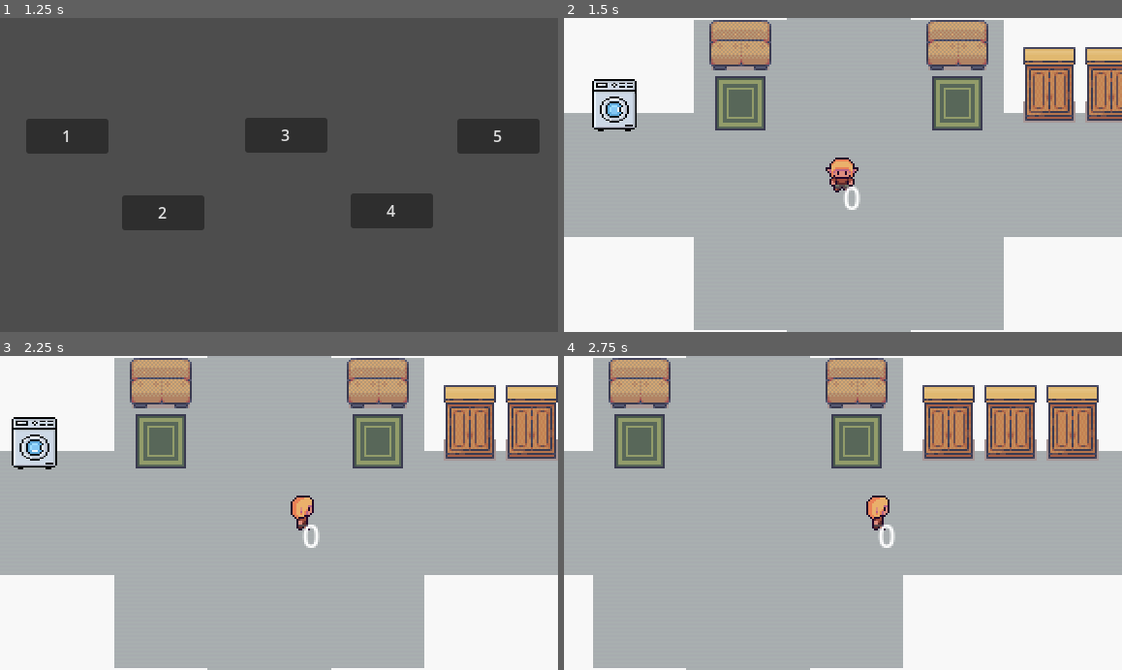
Above: before the commit, frames 1-4 (two rows, left to right).
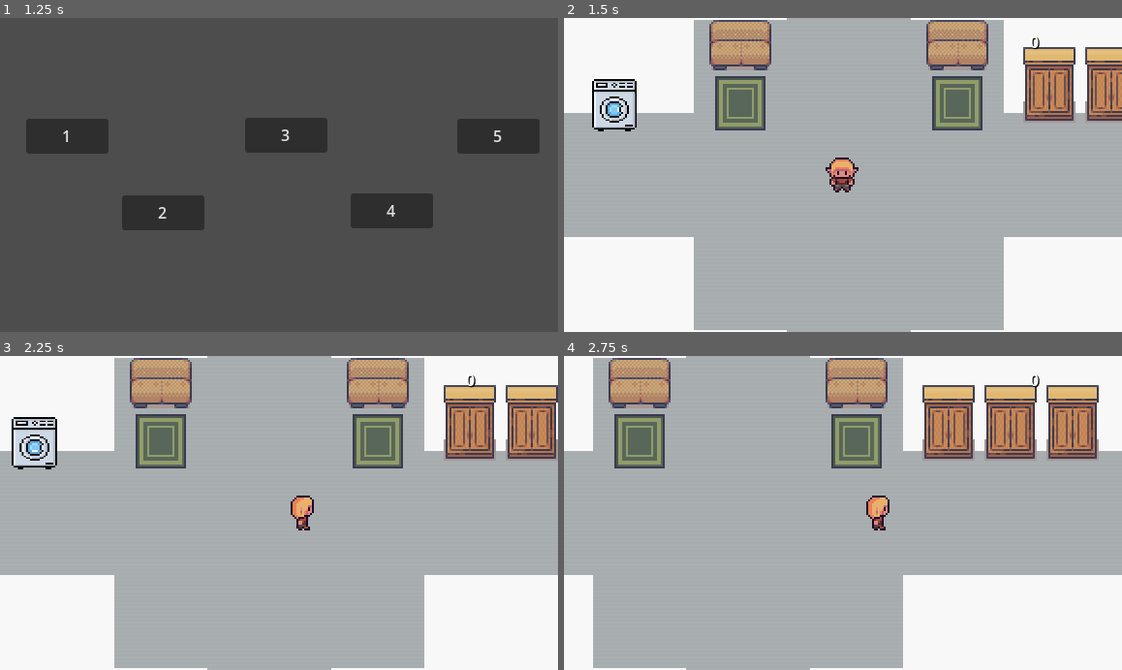
Above: after the commit, the same moments.

Repository: CIStudio/Economy_Race
Game: Godot game, scene res://Scenes/menu/menu.tscn
Two runs of this game, one before a commit and one after it. Both use one fixed random seed, a clock stepped at 60 frames per second and the inputs below.
Inputs:
- Up to frame 1 (1.25 s): click "PLAY" at 0.5 s
- Up to frame 2 (1.5 s): click "1" at 1.25 s
- Up to frame 3 (2.25 s): tap Enter at 2 s; hold D (right) from 2.03 s (still down); tap F (off) at 2.1 s
- Up to frame 4 (2.75 s): keep holding D (right)

Frame 1 is identical in both runs. In frame 2, 0.2% of the frame differs, in the area x 50-86%, y 6-62%; in frame 3, 0.2%, in the area x 54-86%, y 6-62%; in frame 4, 0.2%.

Commit message:
Commit 16

Diff:
--- a/economy_race/Scenes/Devices/area_2d.gd
+++ b/economy_race/Scenes/Devices/area_2d.gd
@@ -14,8 +14,10 @@
 func _process(_delta: float) -> void:
 	if in_object_area == true and presse_mh == true:
 		PRESSE.show()
+		print('1')
 	else:
 		PRESSE.hide()
+		print('2')
 	if in_object_area == true and Input.is_action_just_pressed("take") and not device_turned_off:
 		Global.devices_off += 1
 		device_turned_off = true
@@ -28,3 +30,8 @@
 		in_object_area = true
 	else:
 		in_object_area = false
+
+
+func _on_body_exited(body: Node2D) -> void:
+	if body.name == "player":
+		in_object_area = false
--- a/economy_race/Scenes/Devices/lamp.tscn
+++ b/economy_race/Scenes/Devices/lamp.tscn
@@ -72,3 +72,4 @@
 scale = Vector2(0.015625, 0.0217285)
 
 [connection signal="body_entered" from="Area2D" to="Area2D" method="_on_body_entered"]
+[connection signal="body_exited" from="Area2D" to="Area2D" method="_on_body_exited"]
--- a/economy_race/Scenes/levels/1_level/level_1.tscn
+++ b/economy_race/Scenes/levels/1_level/level_1.tscn
@@ -6,6 +6,9 @@
 [ext_resource type="PackedScene" uid="uid://dk5hlh34tw337" path="res://Scenes/tilemaps/interios.tscn" id="2_tqagc"]
 [ext_resource type="PackedScene" uid="uid://cdyy27nnuqs82" path="res://Scenes/Devices/lamp.tscn" id="4_bm1dx"]
 [ext_resource type="PackedScene" uid="uid://nxqayiltfvl4" path="res://Scenes/UI/pause_menu.tscn" id="6_xnenn"]
+
+[sub_resource type="LabelSettings" id="LabelSettings_j5n5i"]
+shadow_color = Color(0.00784314, 0.0235294, 0, 1)
 
 [node name="level_1" type="Node2D"]
 
@@ -31,6 +34,13 @@
 [node name="Pause menu" parent="CanvasLayer" instance=ExtResource("6_xnenn")]
 process_mode = 2
 
+[node name="Label" type="Label" parent="CanvasLayer"]
+offset_left = 481.0
+offset_top = 13.0
+offset_right = 545.0
+offset_bottom = 44.0
+label_settings = SubResource("LabelSettings_j5n5i")
+
 [connection signal="pressed" from="CanvasLayer/Pause menu/Panel/VBoxContainer/Resume" to="Meneger" method="_on_resume_pressed"]
 [connection signal="pressed" from="CanvasLayer/Pause menu/Panel/VBoxContainer/Restart" to="Meneger" method="_on_restart_pressed"]
 [connection signal="pressed" from="CanvasLayer/Pause menu/Panel/VBoxContainer/Quit" to="Meneger" method="_on_quit_pressed"]
--- a/economy_race/Scenes/player/player.tscn
+++ b/economy_race/Scenes/player/player.tscn
@@ -291,7 +291,3 @@
 zoom = Vector2(2, 2)
 position_smoothing_enabled = true
 rotation_smoothing_enabled = true
-
-[node name="Label" type="Label" parent="Camera"]
-offset_right = 40.0
-offset_bottom = 23.0
--- a/economy_race/Scripts/player/Sc.gd
+++ b/economy_race/Scripts/player/Sc.gd
@@ -27,5 +27,5 @@
 	if velocity.length() > 0:
 		velocity = velocity.normalized() * SPEED
 
-	$Camera/Label.text=str(Global.devices_off)
+	$"../CanvasLayer/Label".text=str(Global.devices_off)
 	move_and_slide()
Not shown: 1 places in economy_race/Scenes/levels/1_level/level_1.tscn that only renumber resources
